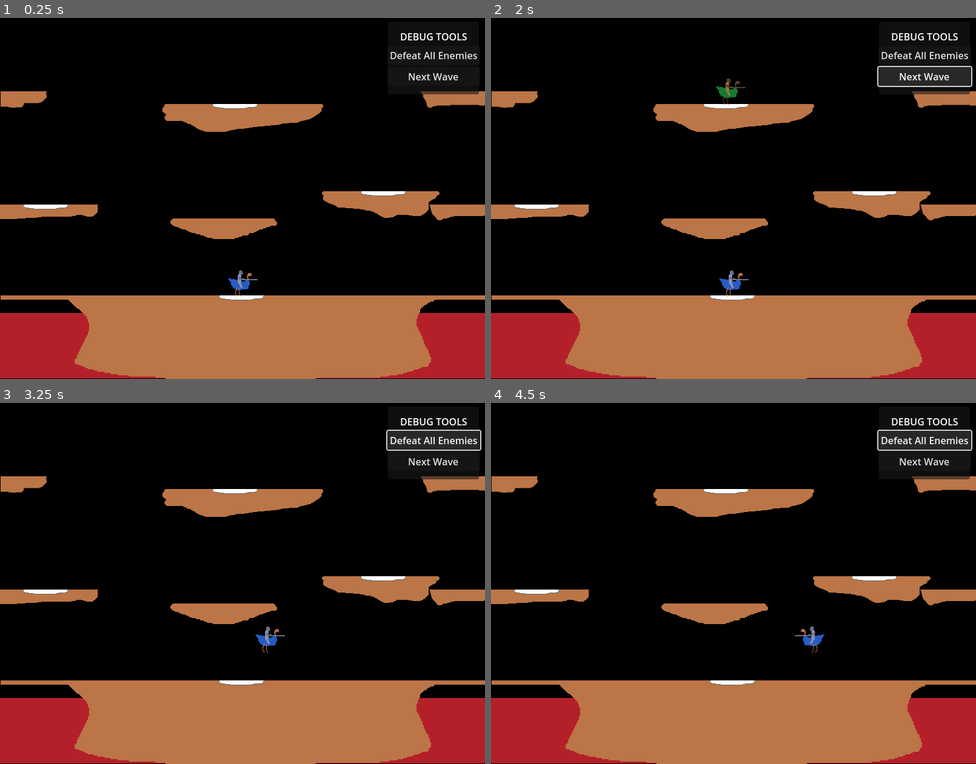
Above: before the commit, frames 1-4 (two rows, left to right).
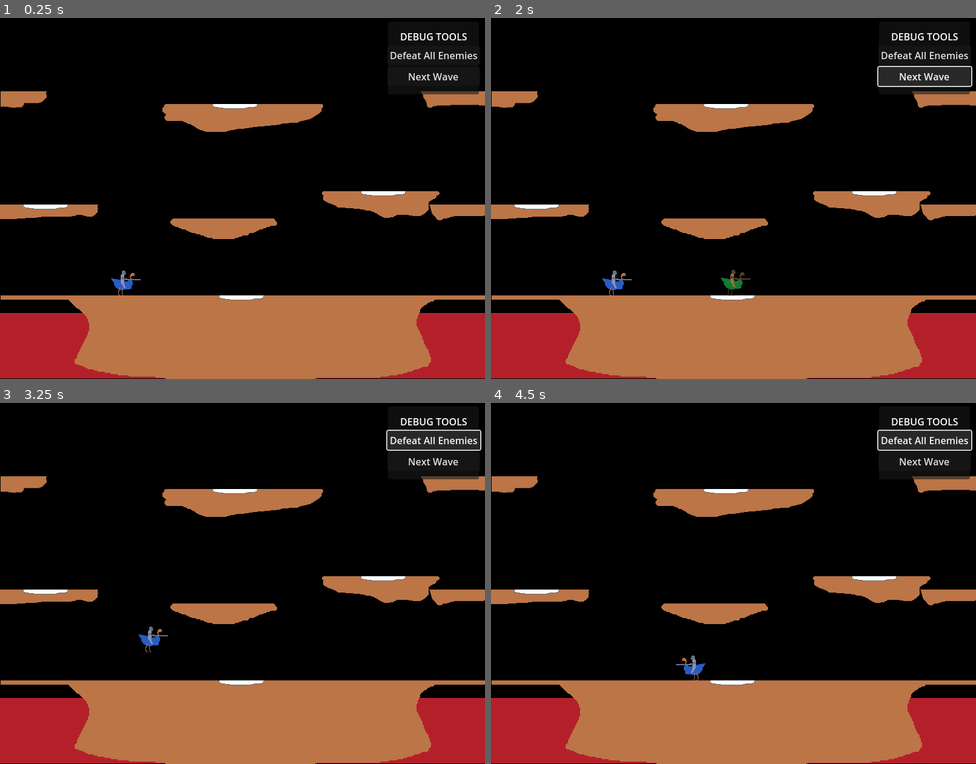
Above: after the commit, the same moments.

Repository: Tartelati/Jousting
Game: Godot game, scene res://scenes/levels/level_base.tscn
Two runs of this game, one before a commit and one after it. Both use one fixed random seed, a clock stepped at 60 frames per second and the inputs below. This scene is started directly instead of the project's main scene. Sound files missing from this copy of the repository are replaced by a short silence.
Inputs:
- Up to frame 1 (0.25 s): no input
- Up to frame 2 (2 s): click "Next Wave" at 0.5 s; click "Next Wave" at 1.25 s
- Up to frame 3 (3.25 s): click "Defeat All Enemies" at 2 s; tap Enter (start_game) at 2.75, 2.85 s; hold Right (move_right) from 2.78 s (still down); tap Space (Flap) at 3.02 s
- Up to frame 4 (4.5 s): tap Space (Flap) at 3.32, 3.77, 4.07 s; tap Enter (start_game) at 3.6, 4.35 s; release Right (move_right) at 4.28 s; hold Left (move_left) from 4.28 s (still down)

The runs differ from the first frame. In frame 1, 0.3% of the frame differs, in the area x 22-54%, y 69-78%; in frame 2, 0.5%, in the area x 22-54%, y 16-78%; in frame 3, 0.3%; in frame 4, 0.3%.

Commit message:
bugfix: enemy collision layers and masks

Diff:
--- a/scenes/entities/enemy_bounder.tscn
+++ b/scenes/entities/enemy_bounder.tscn
@@ -17,6 +17,8 @@
 [node name="EnemyBase2" type="Node2D"]
 
 [node name="EnemyBody" type="CharacterBody2D" parent="."]
+collision_layer = 4
+collision_mask = 7
 script = ExtResource("1_66jom")
 
 [node name="EnemySprite" type="Sprite2D" parent="EnemyBody"]
--- a/scenes/entities/enemy_hunter.tscn
+++ b/scenes/entities/enemy_hunter.tscn
@@ -19,6 +19,8 @@
 [node name="EnemyBase3" type="Node2D"]
 
 [node name="EnemyBody" type="CharacterBody2D" parent="."]
+collision_layer = 4
+collision_mask = 7
 script = ExtResource("1_w2pmv")
 
 [node name="EnemySprite" type="Sprite2D" parent="EnemyBody"]
--- a/scenes/entities/shadown_lord.tscn
+++ b/scenes/entities/shadown_lord.tscn
@@ -19,6 +19,8 @@
 [node name="EnemyBase" type="Node2D"]
 
 [node name="EnemyBody" type="CharacterBody2D" parent="."]
+collision_layer = 4
+collision_mask = 7
 script = ExtResource("1_8oph7")
 
 [node name="EnemySprite" type="Sprite2D" parent="EnemyBody"]
--- a/scenes/levels/level_base.tscn
+++ b/scenes/levels/level_base.tscn
@@ -148,7 +148,7 @@
 position = Vector2(400, 300)
 
 [node name="SpawnPoint1" type="Marker2D" parent="SpawnPoints"]
-position = Vector2(-322, 12)
+position = Vector2(-323, 5)
 script = ExtResource("10_morta")
 
 [node name="PlayerDetectionZone" type="Area2D" parent="SpawnPoints/SpawnPoint1"]
@@ -159,7 +159,7 @@
 shape = SubResource("CircleShape2D_imdmy")
 
 [node name="SpawnPoint2" type="Marker2D" parent="SpawnPoints"]
-position = Vector2(-2, 159)
+position = Vector2(-2, 150)
 script = ExtResource("10_morta")
 
 [node name="PlayerDetectionZone" type="Area2D" parent="SpawnPoints/SpawnPoint2"]
@@ -168,7 +168,7 @@
 shape = SubResource("CircleShape2D_morta")
 
 [node name="SpawnPoint3" type="Marker2D" parent="SpawnPoints"]
-position = Vector2(236, -10)
+position = Vector2(236, -21)
 script = ExtResource("10_morta")
 
 [node name="PlayerDetectionZone" type="Area2D" parent="SpawnPoints/SpawnPoint3"]
@@ -178,7 +178,7 @@
 shape = SubResource("CircleShape2D_p7rbk")
 
 [node name="SpawnPoint4" type="Marker2D" parent="SpawnPoints"]
-position = Vector2(-10, -154)
+position = Vector2(-8, -162)
 script = ExtResource("10_morta")
 
 [node name="PlayerDetectionZone" type="Area2D" parent="SpawnPoints/SpawnPoint4"]
@@ -188,7 +188,7 @@
 shape = SubResource("CircleShape2D_l4xu8")
 
 [node name="Player" parent="." instance=ExtResource("11_dq8h5")]
-position = Vector2(398, 426)
+position = Vector2(205, 425)
 
 [node name="WaveManager" type="Node" parent="."]
 script = ExtResource("12_imdmy")
